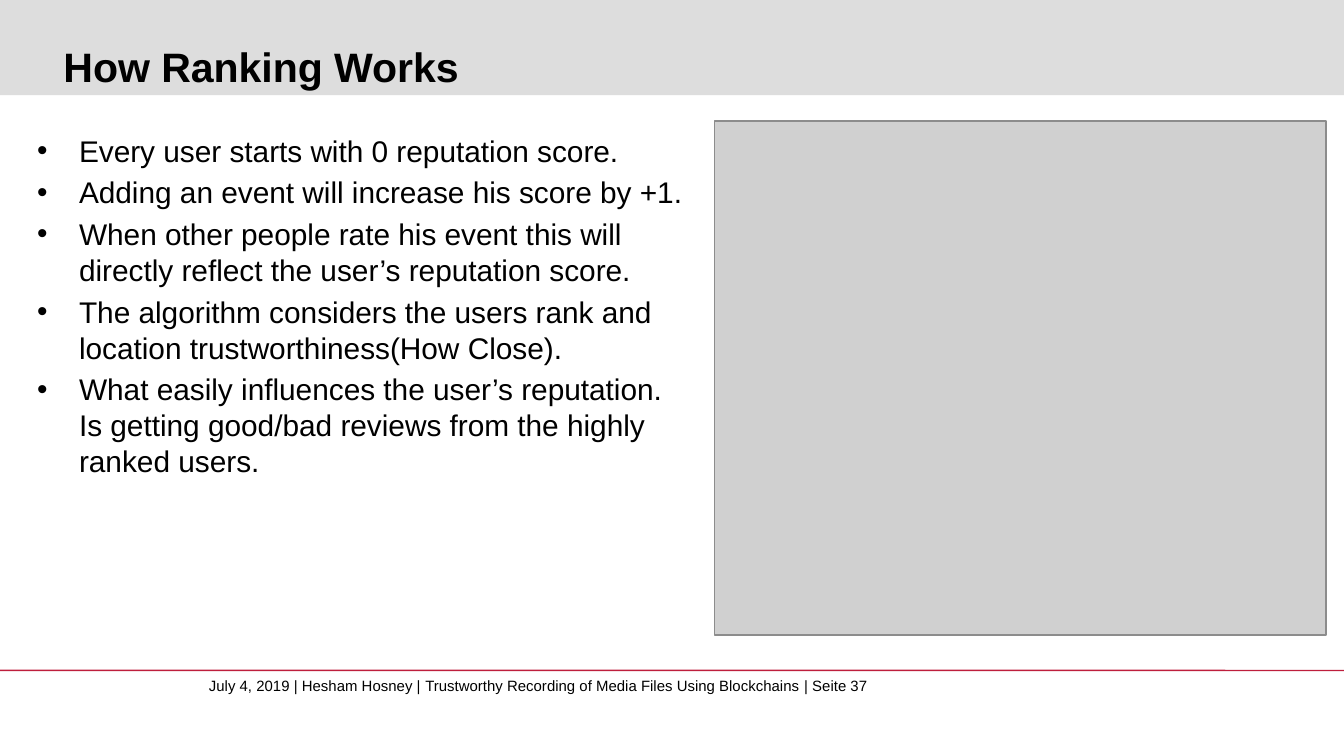
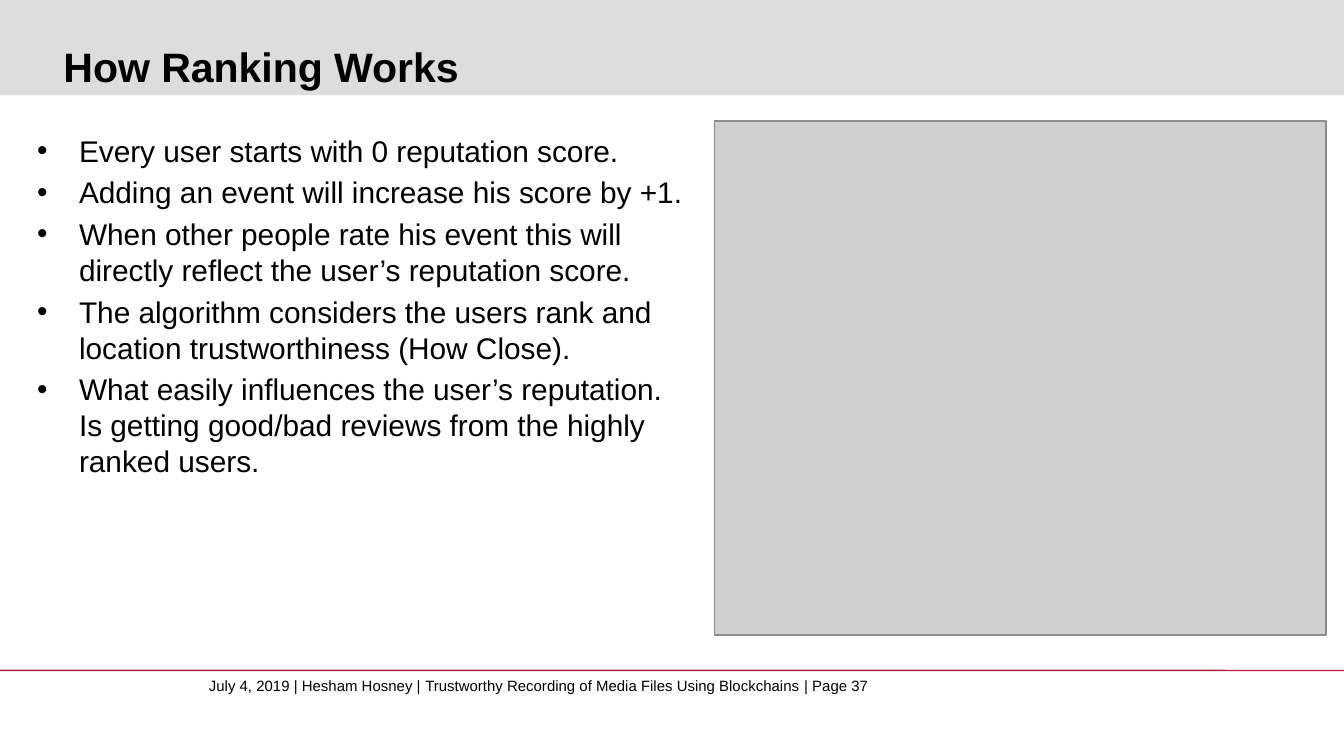
Before and after one commit to whosham/FakeNewsDetection, a slide deck: slide 37 of FakeNewsDetection.pptx. Drawn at 1344x756 pixels with LibreOffice and Linux fonts; fonts in the diff are those of the drawing; grey boxes stand for pictures; background and template pictures are left out. Boxes give left, top, right and bottom in pixels: in the first picture for what was removed or moved away, otherwise in the second. Text is boxed around its words. In the diff, an @@ line names an element or a change of style, - is before the commit and + after.

```diff
--- a/FakeNewsDetection.pptx
+++ b/FakeNewsDetection.pptx
@@ text at (79,301,652,364): spaces changed @@
-• The algorithm considers the users rank and location trustworthiness(How Close).
+• The algorithm considers the users rank and location trustworthiness (How Close).
@@ text at (209,680,868,694): text changed @@
-July 4, 2019 | Hesham Hosney | Trustworthy Recording of Media Files Using Blockchains | Seite 37
+July 4, 2019 | Hesham Hosney | Trustworthy Recording of Media Files Using Blockchains | Page 37
```
Also in this commit, not shown: 41 other slides changed, 16 other files.
